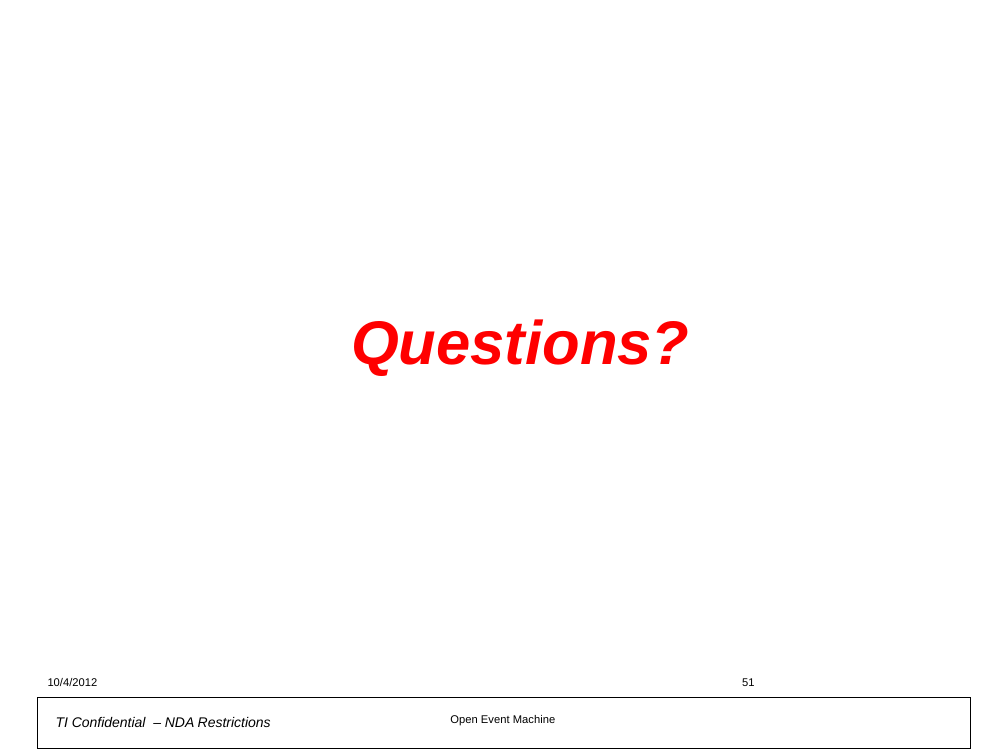
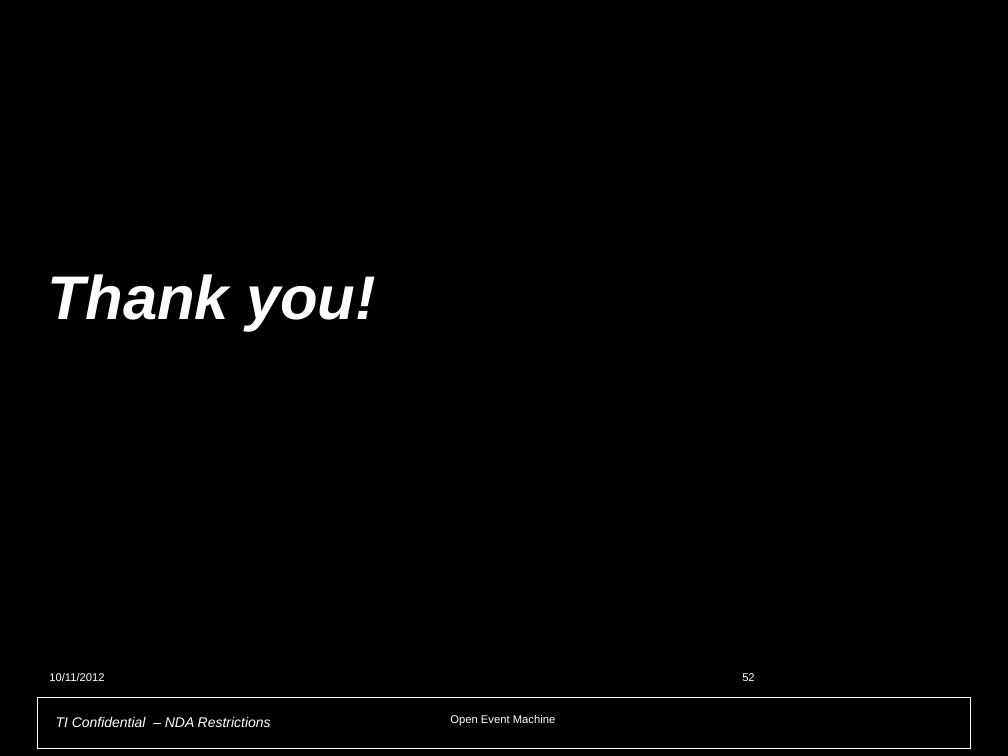
Before and after one commit to hari1989/keystone-workshop, a slide deck: slide 52 of preliminary/Open Event Machine.pptx (slide 51 before the commit). Drawn at 1008x756 pixels with LibreOffice and Linux fonts; fonts in the diff are those of the drawing; background and template pictures are left out. Boxes give left, top, right and bottom in pixels: in the first picture for what was removed or moved away, otherwise in the second. Text is boxed around its words. In the diff, an @@ line names an element or a change of style, - is before the commit and + after.

```diff
--- a/preliminary/Open Event Machine.pptx
+++ b/preliminary/Open Event Machine.pptx
@@ background #FFFFFF to #000000 @@
@@ title added at (48,274,376,331), 44 pt, text #FFFFFF, bold, italic @@
+Thank you!
@@ title removed at (351,319,689,376) @@
-Questions?
@@ text at (49,673,104,681): text changed; text colour #000000 to #FFFFFF @@
-10/4/2012
+10/11/2012
@@ page number at (742,673,754,681): text changed; text colour #000000 to #FFFFFF @@
-51
+52
@@ rectangle at (37,698,971,749): outline #000000 0.75 pt to #FFFFFF 0.75 pt @@
@@ text "TI Confidential – NDA Restrictions" at (56,717,271,727): text colour #000000 to #FFFFFF @@
@@ text "Open Event Machine" at (450,715,555,726): text colour #000000 to #FFFFFF @@
```
Also in this commit, not shown: 43 other slides changed, 7 slides added, 6 slides removed.
